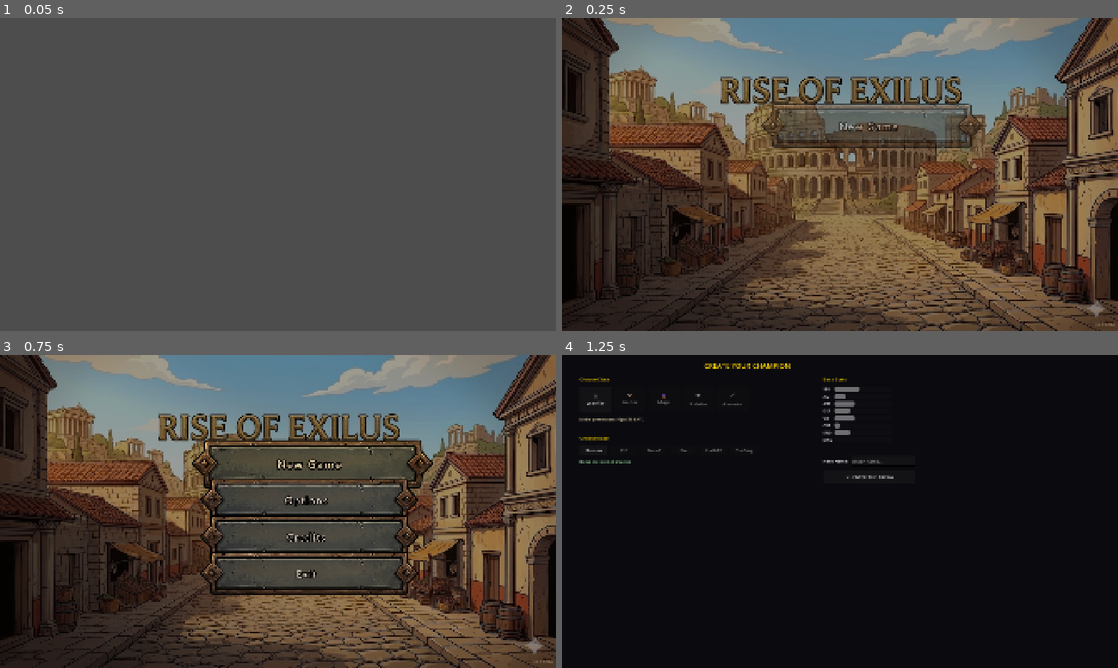
Above: before the commit, frames 1-4 (two rows, left to right).
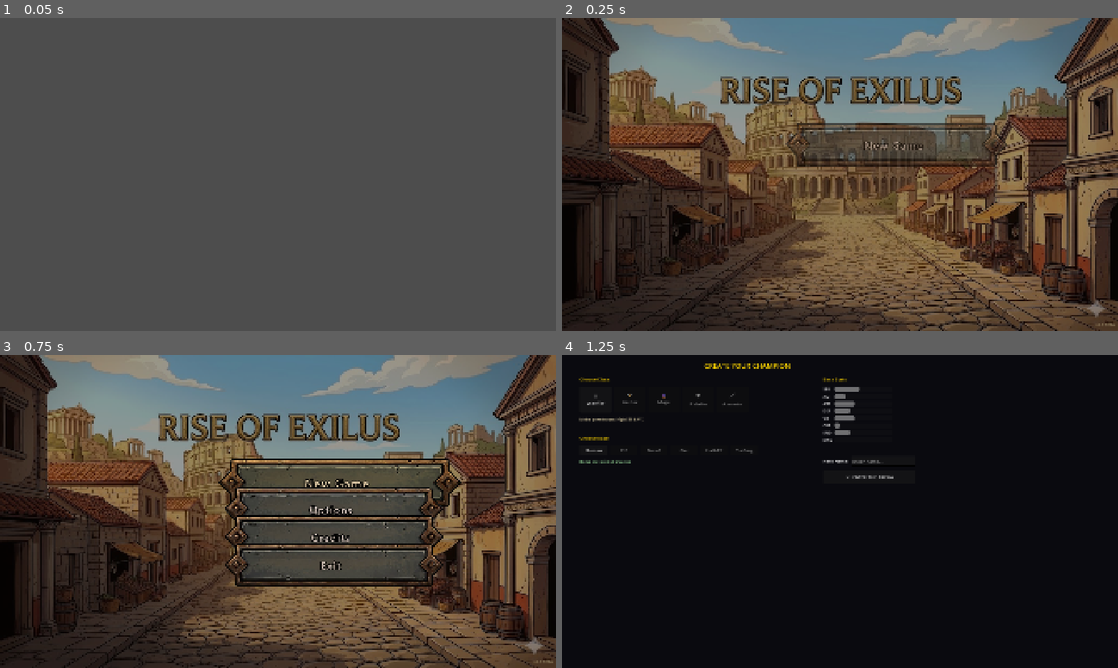
Above: after the commit, the same moments.

Repository: bibaczebe/Sas_Game
Game: Godot game, scene res://scenes/boot/Boot.tscn
Two runs of this game, one before a commit and one after it. Both use one fixed random seed, a clock stepped at 60 frames per second and the inputs below.
Inputs (mouse positions are in pixels of both pictures, inside the frame that each line leads up to; where the layout moved, square brackets give the same spot in the first picture):
- Up to frame 1 (0.05 s): no input
- Up to frame 2 (0.25 s): no input
- Up to frame 3 (0.75 s): click (278, 470) [278, 455] at 0.5 s
- Up to frame 4 (1.25 s): no input

Frame 1 is identical in both runs. In frame 2, 5.3% of the frame differs, in the area x 35-80%, y 27-48%; in frame 3, 13%, in the area x 34-83%, y 27-77%; in frame 4, nothing differs.

Commit message:
Fix button layout: center alignment, correct size (380x80), proper spacing
- Added size_flags_horizontal=4 (SHRINK_CENTER) to VBoxContainer and all
  buttons — prevents them from stretching to full 1920px screen width.
- Reduced button size from 550x115 to 380x80 (closer to reference).
- Increased separation to 16px for better visual breathing room.
- Updated pivot_offset to center of 380x80 buttons.

Co-Authored-By: Claude Sonnet 4.6 <noreply@anthropic.com>

Diff:
--- a/godot/scenes/main_menu/MainMenu.gd
+++ b/godot/scenes/main_menu/MainMenu.gd
@@ -1,9 +1,9 @@
 extends Control
 
 # ── Animation constants ───────────────────────────────────────────────────────
-const HOVER_SCALE  := Vector2(1.07, 1.07)
+const HOVER_SCALE  := Vector2(1.06, 1.06)
 const NORMAL_SCALE := Vector2(1.0,  1.0)
-const PRESS_SCALE  := Vector2(0.94, 0.94)
+const PRESS_SCALE  := Vector2(0.95, 0.95)
 const HOVER_MOD    := Color(1.30, 1.22, 0.80, 1.0)  # warm golden glow
 const NORMAL_MOD   := Color.WHITE
 
--- a/godot/scenes/main_menu/MainMenu.tscn
+++ b/godot/scenes/main_menu/MainMenu.tscn
@@ -29,7 +29,7 @@
 anchors_preset = 15
 anchor_right = 1.0
 anchor_bottom = 1.0
-color = Color(0.04, 0.02, 0.01, 0.40)
+color = Color(0.04, 0.02, 0.01, 0.42)
 
 [node name="Center" type="CenterContainer" parent="."]
 layout_mode = 1
@@ -39,20 +39,23 @@
 
 [node name="ButtonContainer" type="VBoxContainer" parent="Center"]
 layout_mode = 2
-theme_override_constants/separation = 12
+size_flags_horizontal = 4
+theme_override_constants/separation = 16
 
 [node name="NewGameBtn" type="TextureButton" parent="Center/ButtonContainer"]
 layout_mode = 2
-custom_minimum_size = Vector2(550, 115)
-pivot_offset = Vector2(275, 57)
+custom_minimum_size = Vector2(380, 80)
+size_flags_horizontal = 4
+pivot_offset = Vector2(190, 40)
 expand = true
 ignore_texture_size = true
 texture_normal = ExtResource("3")
 
 [node name="ContinueBtn" type="TextureButton" parent="Center/ButtonContainer"]
 layout_mode = 2
-custom_minimum_size = Vector2(550, 115)
-pivot_offset = Vector2(275, 57)
+custom_minimum_size = Vector2(380, 80)
+size_flags_horizontal = 4
+pivot_offset = Vector2(190, 40)
 expand = true
 ignore_texture_size = true
 visible = false
@@ -60,24 +63,27 @@
 
 [node name="OptionsBtn" type="TextureButton" parent="Center/ButtonContainer"]
 layout_mode = 2
-custom_minimum_size = Vector2(550, 115)
-pivot_offset = Vector2(275, 57)
+custom_minimum_size = Vector2(380, 80)
+size_flags_horizontal = 4
+pivot_offset = Vector2(190, 40)
 expand = true
 ignore_texture_size = true
 texture_normal = ExtResource("5")
 
 [node name="CreditsBtn" type="TextureButton" parent="Center/ButtonContainer"]
 layout_mode = 2
-custom_minimum_size = Vector2(550, 115)
-pivot_offset = Vector2(275, 57)
+custom_minimum_size = Vector2(380, 80)
+size_flags_horizontal = 4
+pivot_offset = Vector2(190, 40)
 expand = true
 ignore_texture_size = true
 texture_normal = ExtResource("6")
 
 [node name="ExitBtn" type="TextureButton" parent="Center/ButtonContainer"]
 layout_mode = 2
-custom_minimum_size = Vector2(550, 115)
-pivot_offset = Vector2(275, 57)
+custom_minimum_size = Vector2(380, 80)
+size_flags_horizontal = 4
+pivot_offset = Vector2(190, 40)
 expand = true
 ignore_texture_size = true
 texture_normal = ExtResource("7")
